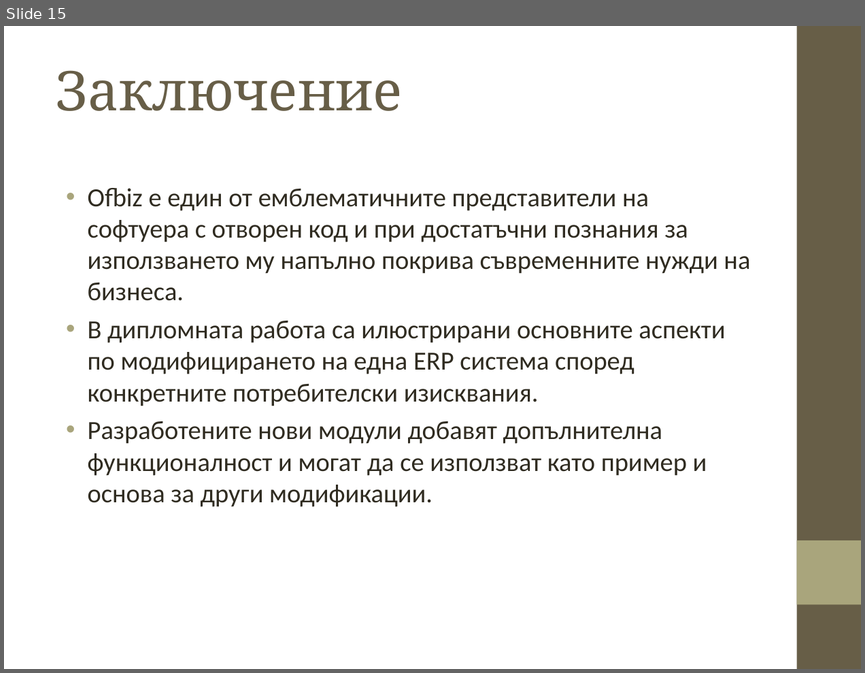
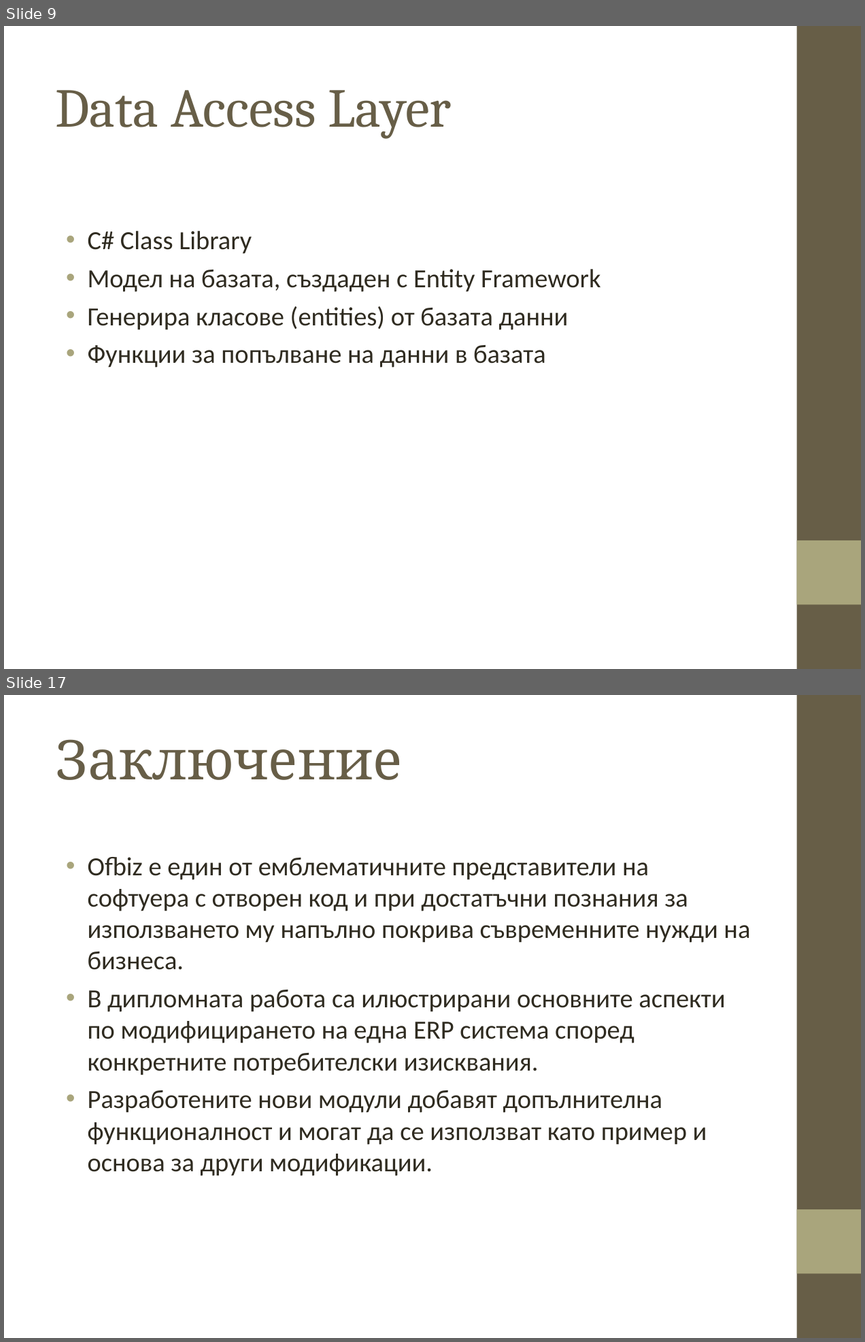
Before and after one commit to parbov/BSc_Dipl, a slide deck: documentation/presentation_Petko.ppt. Shown one above the other, each under a label of ours: slide 15 before the commit, slides 9 and 17 after it; the slides between them are not shown. The pictures are 865x673 and 865x1342 pixels, drawn with LibreOffice and Linux fonts; fonts in the diff are those of the drawing; background and template pictures are left out. Boxes give left, top, right and bottom in pixels: in the first picture for what was removed or moved away, otherwise in the second. Text is boxed around its words. In the diff, an @@ line names an element or a change of style, - is before the commit and + after.

```diff
--- a/documentation/presentation_Petko.ppt
+++ b/documentation/presentation_Petko.ppt
@@ slide 9 added at [4,26,861,669], background picture (left out); not listed: 2 template elements that a slide beside it also shows @@
@@ title added at [55,90,451,139], 46 pt, text #675E47 @@
+Data Access Layer
@@ text added at [88,231,601,367], 22 pt, text #2F2B20 @@
+• C# Class Library
+• Модел на базата, създаден с Entity Framework
+• Генерира класове (entities) от базата данни
+• Функции за попълване на данни в базата
@@ what was slide 15 is now slide 17 @@
```
Also in this commit, not shown: 6 slides changed, 6 other slides added, 5 slides removed.
